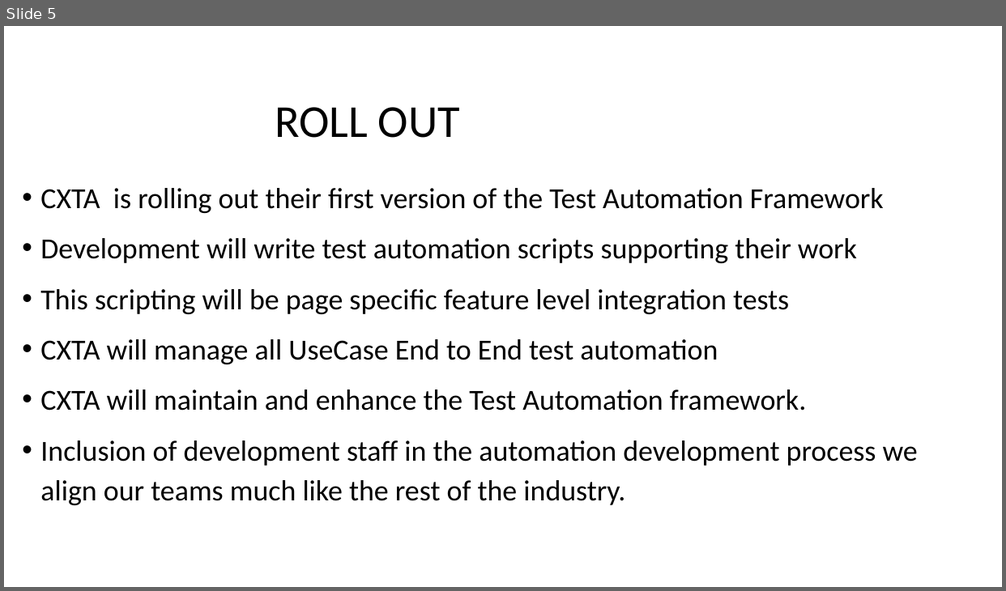
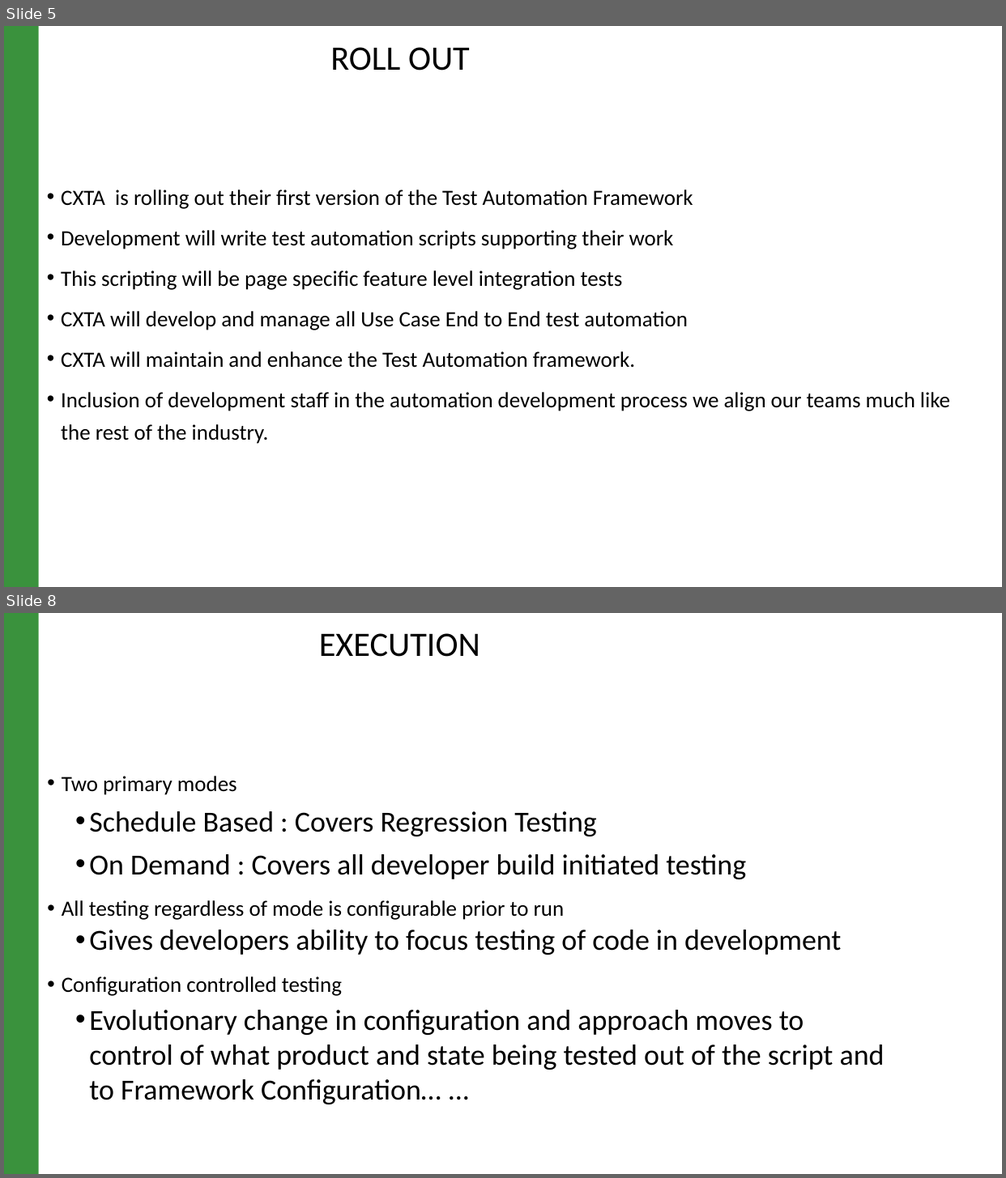
Before and after one commit to raghav9329/mainProf, a slide deck: CurrentWork_Delta/CX_StrategyPowerPoint.pptx. Shown one above the other, each under a label of ours: slide 5 before the commit, slides 5 and 8 after it; the slides between them are not shown. The pictures are 1006x591 and 1006x1178 pixels, drawn with LibreOffice and Linux fonts; fonts in the diff are those of the drawing. Boxes give left, top, right and bottom in pixels: in the first picture for what was removed or moved away, otherwise in the second. Text is boxed around its words. In the diff, an @@ line names an element or a change of style, - is before the commit and + after.

```diff
--- a/CurrentWork_Delta/CX_StrategyPowerPoint.pptx
+++ b/CurrentWork_Delta/CX_StrategyPowerPoint.pptx
@@ slide 8 added at <box>4,613,1002,1174</box>, background #FFFFFF; not listed: 1 template element that a slide beside it also shows @@
@@ title added at <box>319,633,480,657</box>, 33 pt, text #000000 @@
+EXECUTION
@@ text added at <box>62,776,884,1105</box>, 28 pt, text #000000 @@
+• Two primary modes
+  • Schedule Based : Covers Regression Testing
+  • On Demand : Covers all developer build initiated testing
+• All testing regardless of mode is configurable prior to run
+  • Gives developers ability to focus testing of code in development
+• Configuration controlled testing
+  • Evolutionary change in configuration and approach moves to control of what product and state being tested out of the script and to Framework Configuration… ...
@@ slide 5 changed as well @@
@@ rectangle added at <box>4,26,39,587</box>, fill #3A923D @@
@@ title "ROLL OUT": place and size @@
-title "ROLL OUT" at <box>275,107,460,138</box>
+title "ROLL OUT" at <box>330,47,470,71</box>
@@ title "ROLL OUT" at <box>330,47,470,71</box>: size 44 to 33 pt @@
@@ text "CXTA is rolling out their ...": place and size @@
-text "CXTA is rolling out their ..." at <box>40,188,918,506</box>
+text "CXTA is rolling out their ..." at <box>61,190,950,444</box>
@@ text at <box>61,190,950,444</box>: size 28 to 21 pt in "CXTA is rolling out their first version ...", "Development will write test automation scripts supporting ...", "This scripting will be page specific feature ...", "CXTA will maintain and enhance the Test ..." and 1 more places; indent changed; line spacing 1.15 to 1.25; less space between paragraphs @@
@@ text at <box>61,311,688,331</box>: text changed; size 28 to 21 pt @@
-• CXTA will manage all UseCase End to End test automation
+• CXTA will develop and manage all Use Case End to End test automation
```
Also in this commit, not shown: 4 other slides changed, 7 other slides added, 5 slides removed, 14 other files.
